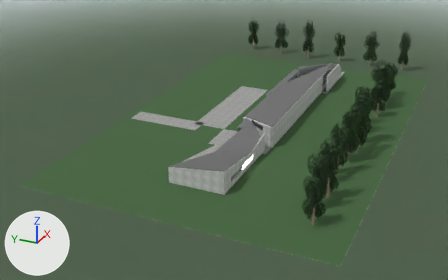
One commit to the glTF model docs/assets/design2121.glb: the scene before it, then after it.
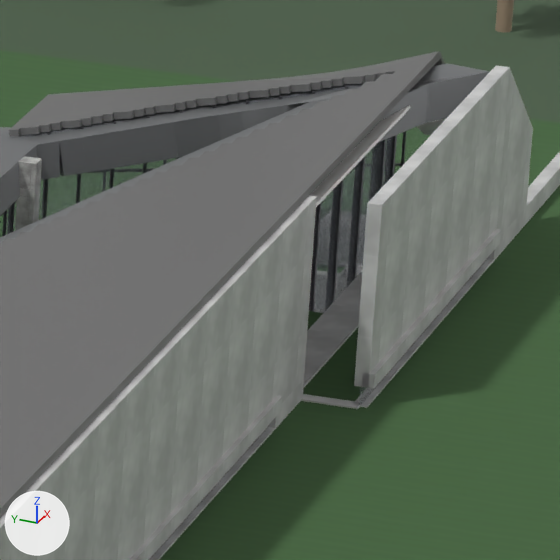
Old and new are each drawn whole from a camera (50 mm lens) standing at (-129.9, -49.2, 59.5) and looking at (-0.3, 9.1, -5.3) and again close up on the part from 66% to 77% of the width and 21% to 38% of the height. Arrows for +X, +Y and +Z are at lower left; the lights stay in place. The older version's two pictures come first. Where no turn or scale is listed for an object, it has been applied to the vertices. Vertices at exactly the same position are counted once.

Objects in the first close-up: 'SM_Atrium_Soffit', 'SM_Atrium_Table_0_Base', 'SM_Basement_Wall_West', 'SM_Cafe_Entrance_Door', 'SM_Court_Planter', 'SM_Court_Roof_Rim', 'SM_G1Step_0', 'SM_Museum_Roof', 'SM_Site_FarGround_East' and 1 more.
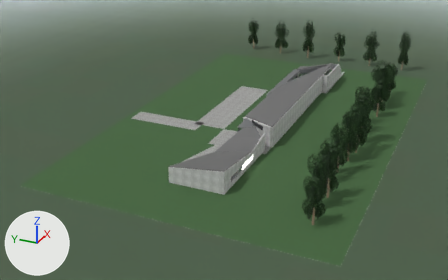
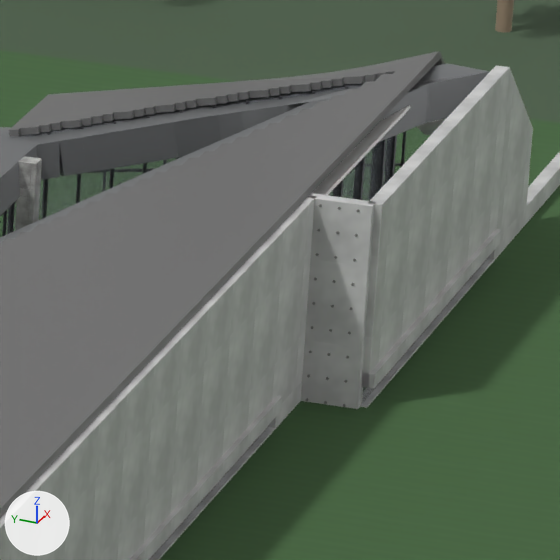
Where the newer file only moved an object's origin or applied its transform, the numbers keep the older frame.

Edits to the bpy script that builds the scene:
```text
Change me_sm_basement_wall_west:
    used by ob_sm_basement_wall_west; location = (7.2, 6.09, -0.9)
    remove me_sm_basement_wall_west.from_pydata(...)  # 1408 vertices, 2776 faces; spans x -41.4..41.4, y -15.0..15.0, z -5.9..5.9
    add me_sm_basement_wall_west.from_pydata(...)  # 1412 vertices, 2786 faces; spans x -41.4..41.4, y -15.0..15.0, z -5.9..5.9
    me_sm_basement_wall_west part 1
    4 vertices are added at (22.1, -13.1, 5.9), (22.4, -13.1, 5.9), (22.4, -14.7, 5.9), (22.1, -14.7, 5.9)
    10 new faces join them
```

Location of each change, (x1, y1, x2, y2) in pixels of the close-ups (560 x 560 px):
part 1 of me_sm_basement_wall_west, added: after (301, 193, 376, 407)
